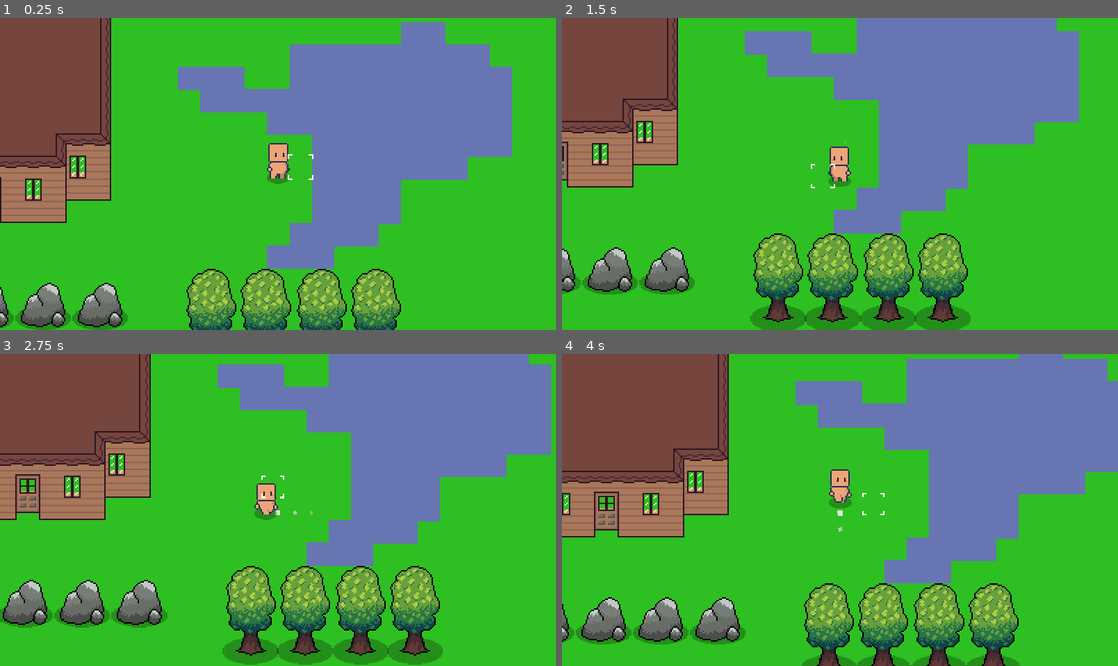
Above: before the commit, frames 1-4 (two rows, left to right).
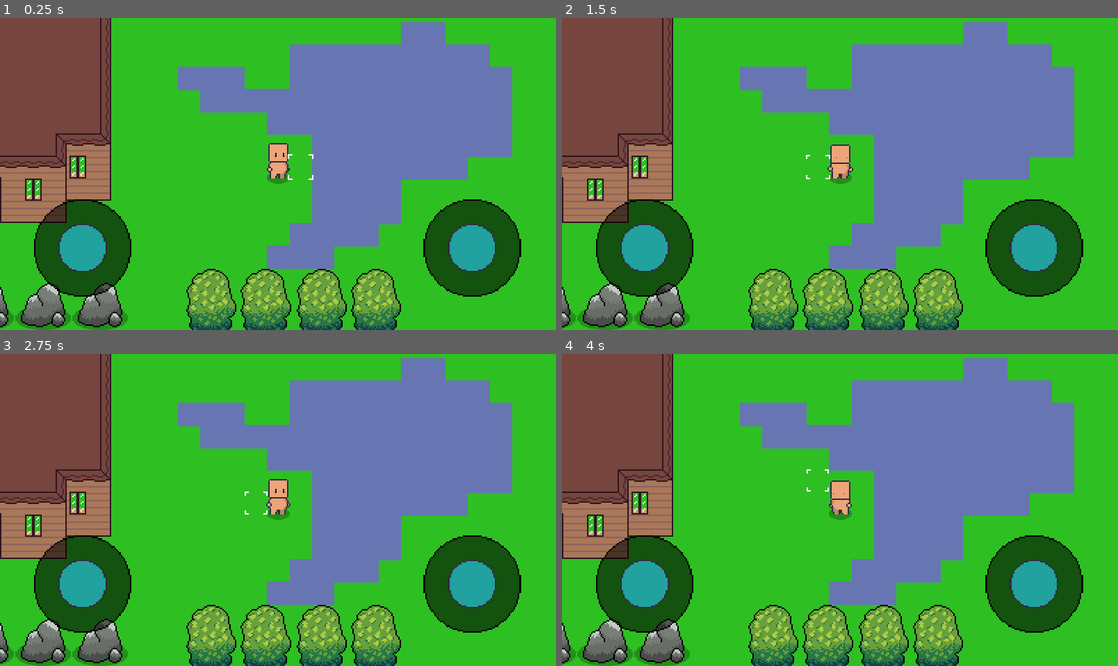
Above: after the commit, the same moments.

Repository: Xtero61/ciftci
Game: Godot game, scene res://test.tscn
Two runs of this game, one before a commit and one after it. Both use one fixed random seed, a clock stepped at 60 frames per second and the inputs below.
Inputs (mouse positions are in pixels of both pictures, inside the frame that each line leads up to):
- Up to frame 1 (0.25 s): no input
- Up to frame 2 (1.5 s): tap Enter at 0.5 s; move the mouse to (962, 158) at 0.52 s; hold Down (Asagi) 0.53-1.25 s; click (962, 158) at 0.67 s; drag from (728, 189) to (662, 289) at 1.27 s
- Up to frame 3 (2.75 s): move the mouse to (333, 441) at 2.02 s; hold Left (Sol) from 2.03 s (still down); click (333, 441) at 2.17 s
- Up to frame 4 (4 s): release Left (Sol) at 2.75 s; drag from (812, 572) to (645, 616) at 2.77 s; move the mouse to (1006, 556) at 3.52 s; hold Up (Yukari) from 3.53 s (still down); click (1006, 556) at 3.67 s

The runs differ from the first frame. In frame 1, 8.6% of the frame differs, in the area x 6-94%, y 58-90%; in frame 2, 39%; in frame 3, 47%, in the area x 0-100%, y 0-100%; in frame 4, 44%.

Commit message:
Çalışan mobil tuşlar

Diff:
--- /dev/null
+++ b/Joystick/virtual_joystick.gd
@@ -0,0 +1,162 @@
+class_name VirtualJoystick
+
+extends Control
+
+# https://github.com/MarcoFazioRandom/Virtual-Joystick-Godot
+
+#### EXPORTED VARIABLE ####
+
+# The color of the button when the joystick is in use.
+
+# If the input is inside this range, the output is zero.
+export(float, 0, 200, 1) var deadzone_size : float = 10
+
+# The max distance the tip can reach.
+export(float, 0, 500, 1) var clampzone_size : float = 40
+
+# FIXED: The joystick doesn't move.
+# DYNAMIC: Every time the joystick area is pressed, the joystick position is set on the touched position.
+enum JoystickMode {FIXED, DYNAMIC}
+
+export(JoystickMode) var joystick_mode := JoystickMode.FIXED
+
+# VISIBILITY_ALWAYS = Always visible.
+# VISIBILITY_TOUCHSCREEN_ONLY = Visible on touch screens only.
+enum VisibilityMode {ALWAYS , TOUCHSCREEN_ONLY }
+
+export(VisibilityMode) var visibility_mode := VisibilityMode.ALWAYS
+
+# Use Input Actions
+export var use_input_actions := true
+
+# Project -> Project Settings -> Input Map
+export var action_left := "ui_left"
+export var action_right := "ui_right"
+export var action_up := "ui_up"
+export var action_down := "ui_down"
+
+#### PUBLIC VARIABLES ####
+
+# If the joystick is receiving inputs.
+var _pressed := false setget , is_pressed
+
+func is_pressed() -> bool:
+	return _pressed
+
+# The joystick output.
+var _output := Vector2.ZERO setget , get_output
+
+func get_output() -> Vector2:
+	return _output
+
+#### PRIVATE VARIABLES ####
+
+var _touch_index : int = -1
+
+onready var _base := $Base
+onready var _tip := $Base/Tip
+
+onready var _base_radius = _base.rect_size * _base.get_global_transform_with_canvas().get_scale() / 2
+
+onready var _base_default_position : Vector2 = _base.rect_position
+onready var _tip_default_position : Vector2 = _tip.rect_position
+
+#onready var _default_color : Color = _tip.modulate
+
+#### FUNCTIONS ####
+
+func _ready() -> void:
+	if not OS.has_touchscreen_ui_hint() and visibility_mode == VisibilityMode.TOUCHSCREEN_ONLY:
+		hide()
+
+func _input(event: InputEvent) -> void:
+	if event is InputEventScreenTouch:
+		if event.pressed:
+			if _is_point_inside_joystick_area(event.position) and _touch_index == -1:
+				if joystick_mode == JoystickMode.DYNAMIC or (joystick_mode == JoystickMode.FIXED and _is_point_inside_base(event.position)):
+					if joystick_mode == JoystickMode.DYNAMIC:
+						_move_base(event.position)
+					_touch_index = event.index
+#					_tip.modulate = pressed_color
+					_update_joystick(event.position)
+					get_tree().set_input_as_handled()
+		elif event.index == _touch_index:
+			_reset()
+			get_tree().set_input_as_handled()
+	elif event is InputEventScreenDrag:
+		if event.index == _touch_index:
+			_update_joystick(event.position)
+			get_tree().set_input_as_handled()
+
+func _move_base(new_position: Vector2) -> void:
+	_base.rect_global_position = new_position - _base.rect_pivot_offset * get_global_transform_with_canvas().get_scale()
+
+func _move_tip(new_position: Vector2) -> void:
+	_tip.rect_global_position = new_position - _tip.rect_pivot_offset * _base.get_global_transform_with_canvas().get_scale()
+
+func _is_point_inside_joystick_area(point: Vector2) -> bool:
+	var x: bool = point.x >= rect_global_position.x and point.x <= rect_global_position.x + (rect_size.x * get_global_transform_with_canvas().get_scale().x)
+	var y: bool = point.y >= rect_global_position.y and point.y <= rect_global_position.y + (rect_size.y * get_global_transform_with_canvas().get_scale().y)
+	return x and y
+
+func _is_point_inside_base(point: Vector2) -> bool:
+	var center : Vector2 = _base.rect_global_position + _base_radius
+	var vector : Vector2 = point - center
+	if vector.length_squared() <= _base_radius.x * _base_radius.x:
+		return true
+	else:
+		return false
+
+func _update_joystick(touch_position: Vector2) -> void:
+	var center : Vector2 = _base.rect_global_position + _base_radius
+	var vector : Vector2 = touch_position - center
+	vector = vector.clamped(clampzone_size)
+
+	_move_tip(center + vector)
+
+	if vector.length_squared() > deadzone_size * deadzone_size:
+		_pressed = true
+		_output = (vector - (vector.normalized() * deadzone_size)) / (clampzone_size - deadzone_size)
+	else:
+		_pressed = false
+		if $".".name == "YurumeDokunmatikTus":
+			_output = Vector2.ZERO
+
+	if use_input_actions:
+		_update_input_actions()
+
+func _update_input_actions():
+	if _output.x < 0:
+		Input.action_press(action_left, -_output.x)
+	elif Input.is_action_pressed(action_left):
+		Input.action_release(action_left)
+	if _output.x > 0:
+		Input.action_press(action_right, _output.x)
+	elif Input.is_action_pressed(action_right):
+		Input.action_release(action_right)
+	if _output.y < 0:
+		Input.action_press(action_up, -_output.y)
+	elif Input.is_action_pressed(action_up):
+		Input.action_release(action_up)
+	if _output.y > 0:
+		Input.action_press(action_down, _output.y)
+	elif Input.is_action_pressed(action_down):
+		Input.action_release(action_down)
+
+func _reset():
+	_pressed = false
+	if $".".name == "YurumeDokunmatikTus":
+		_output = Vector2.ZERO
+	_touch_index = -1
+#	_tip.modulate = _default_color
+	_base.rect_position = _base_default_position
+	_tip.rect_position = _tip_default_position
+	if use_input_actions:
+		if Input.is_action_pressed(action_left) or Input.is_action_just_pressed(action_left):
+			Input.action_release(action_left)
+		if Input.is_action_pressed(action_right) or Input.is_action_just_pressed(action_right):
+			Input.action_release(action_right)
+		if Input.is_action_pressed(action_down) or Input.is_action_just_pressed(action_down):
+			Input.action_release(action_down)
+		if Input.is_action_pressed(action_up) or Input.is_action_just_pressed(action_up):
+			Input.action_release(action_up)
--- /dev/null
+++ b/Joystick/virtual_joystick.tscn
@@ -0,0 +1,49 @@
+[gd_scene load_steps=4 format=2]
+
+[ext_resource path="res://Joystick/resim/Tus.png" type="Texture" id=1]
+[ext_resource path="res://Joystick/virtual_joystick.gd" type="Script" id=2]
+[ext_resource path="res://Joystick/resim/dokunmatiktusarka.png" type="Texture" id=3]
+
+[node name="Virtual joystick" type="Control"]
+anchor_top = 1.0
+anchor_bottom = 1.0
+margin_left = -52.0
+margin_top = -369.0
+margin_right = 148.0
+margin_bottom = -169.0
+rect_scale = Vector2( 0.5, 0.5 )
+script = ExtResource( 2 )
+
+[node name="Base" type="TextureRect" parent="."]
+anchor_left = 0.5
+anchor_top = 0.5
+anchor_right = 0.5
+anchor_bottom = 0.5
+margin_left = -100.0
+margin_top = -100.0
+margin_right = 100.0
+margin_bottom = 100.0
+grow_horizontal = 2
+grow_vertical = 2
+rect_pivot_offset = Vector2( 100, 100 )
+size_flags_horizontal = 4
+size_flags_vertical = 4
+texture = ExtResource( 3 )
+stretch_mode = 6
+
+[node name="Tip" type="TextureRect" parent="Base"]
+anchor_left = 0.5
+anchor_top = 0.5
+anchor_right = 0.5
+anchor_bottom = 0.5
+margin_left = -50.0
+margin_top = -50.0
+margin_right = 50.0
+margin_bottom = 50.0
+grow_horizontal = 2
+grow_vertical = 2
+rect_pivot_offset = Vector2( 50, 50 )
+size_flags_horizontal = 4
+size_flags_vertical = 4
+texture = ExtResource( 1 )
+stretch_mode = 6
--- a/Oyuncu/Oyuncu.gd
+++ b/Oyuncu/Oyuncu.gd
@@ -14,6 +14,7 @@
 onready var TimerVurma = $TimerVurma
 onready var UI = $UI
 onready var YurumeDokunmatikTus = $UI/YurumeDokunmatikTus
+onready var YonDokunmatikTus = $UI/YonDokunmatikTus
 
 var kare_boyu = 16.0
 var vektor = Vector2.ZERO
@@ -21,7 +22,7 @@
 
 func _ready():
 	if OS.get_name() != "Android":
-		UI.visible = false
+		UI.visible = true
 	else :
 		UI.visible = true
 
@@ -33,11 +34,11 @@
 
 	#oyuncunun vektörünün ayarlanması
 	var Yon : Vector2 = Vector2.ZERO
-	if OS.get_name() != "Android":
+	if UI.visible == false :
 		Yon.x = Input.get_action_strength("Sag") - Input.get_action_strength("Sol")
 		Yon.y = Input.get_action_strength("Asagi") - Input.get_action_strength("Yukari")
 	else :
-		Yon = YurumeDokunmatikTus.yon
+		Yon = YurumeDokunmatikTus.get_output()
 
 	#eldeki eşyanın sallanması
 	if Dolu_el.visible == true :
@@ -112,7 +113,7 @@
 		El_Esya_Yer.add_child(CamliDuvar)
 
 	var fare_global : Vector2
-	if OS.get_name() != "Android":
+	if UI.visible == false :
 		fare_global = get_global_mouse_position()
 			#oyuncunun yönü ve eldeki eşyanın yönü
 		if fare_global.x - global_position.x < 0:
@@ -125,7 +126,7 @@
 		Dolu_el.look_at(fare_global)
 
 	else :
-		fare_global = $UI/YonDokunmatikTus.yon
+		fare_global = YonDokunmatikTus.get_output()
 		if fare_global.x < 0 :
 			Cevir.scale.x = -1
 			El_Cevir.scale.y = -1
@@ -143,7 +144,7 @@
 		Sol_el.visible = false
 		Dolu_el.visible = true
 
-		if OS.get_name() != "Android":
+		if UI.visible == false:
 		#eldeki eşyayla vurma
 			if event.is_action_pressed("Vurma") and ! VanimationPlayer.is_playing():
 				TimerVurma.start()
--- a/Oyuncu/Oyuncu.tscn
+++ b/Oyuncu/Oyuncu.tscn
@@ -6,8 +6,7 @@
 [ext_resource path="res://Oyuncu/KGövdeDYK.png" type="Texture" id=4]
 [ext_resource path="res://Oyuncu/kKafaDYK.png" type="Texture" id=5]
 [ext_resource path="res://Gölge.png" type="Texture" id=6]
-[ext_resource path="res://YurumeDokunmatikTus.tscn" type="PackedScene" id=7]
-[ext_resource path="res://YonDokunmatikTus.tscn" type="PackedScene" id=8]
+[ext_resource path="res://Joystick/virtual_joystick.tscn" type="PackedScene" id=7]
 
 [sub_resource type="Gradient" id=13]
 offsets = PoolRealArray( 0, 0.984127, 1 )
@@ -399,11 +398,15 @@
 [node name="UI" type="CanvasLayer" parent="."]
 
 [node name="YurumeDokunmatikTus" parent="UI" instance=ExtResource( 7 )]
-position = Vector2( 88, 232 )
-scale = Vector2( 1.5, 1.5 )
-
-[node name="YonDokunmatikTus" parent="UI" instance=ExtResource( 8 )]
-position = Vector2( 480, 232 )
-scale = Vector2( 1.5, 1.5 )
+margin_left = 32.0
+margin_top = -136.0
+margin_right = 240.0
+margin_bottom = 72.0
+
+[node name="YonDokunmatikTus" parent="UI" instance=ExtResource( 7 )]
+margin_left = 432.0
+margin_top = -136.0
+margin_right = 640.0
+margin_bottom = 72.0
 
 [connection signal="timeout" from="TimerVurma" to="." method="_on_TimerVurma_timeout"]
--- a/SulamaEfek.tscn
+++ b/SulamaEfek.tscn
@@ -1,6 +1,6 @@
 [gd_scene load_steps=5 format=2]
 
-[ext_resource path="res://TarlaEfek.gd" type="Script" id=1]
+[ext_resource path="res://SulamaEfek.gd" type="Script" id=1]
 
 [sub_resource type="Gradient" id=1]
 offsets = PoolRealArray( 0.047619, 0.492063, 0.984127, 1 )
--- a/YonDokunmatikTus.gd
+++ /dev/null
@@ -1,27 +0,0 @@
-extends Area2D
-
-onready var BuyukDaire = $BuyukDaire
-onready var KucukDaire = $BuyukDaire/KucukDaire
-
-onready var maks_mesafe = $CollisionShape2D.shape.radius
-
-var yon = Vector2.ZERO
-var Dokundu = false
-
-func _input(event):
-	if event is InputEventScreenTouch:
-		var mesafe = event.position.distance_to(BuyukDaire.global_position)
-		if not Dokundu :
-			if mesafe < maks_mesafe :
-				Dokundu = true
-		else :
-			KucukDaire.position = Vector2.ZERO
-			Dokundu = false
-
-func _process(delta):
-	if Dokundu :
-		yon = $".".global_position.direction_to(KucukDaire.global_position)
-		KucukDaire.global_position = get_global_mouse_position()
-		KucukDaire.position = BuyukDaire.position + (KucukDaire.position-BuyukDaire.position).clamped(maks_mesafe)
-	else :
-		yon = Vector2.ZERO
--- a/YonDokunmatikTus.tscn
+++ /dev/null
@@ -1,20 +0,0 @@
-[gd_scene load_steps=5 format=2]
-
-[ext_resource path="res://Oyuncu/Tus.png" type="Texture" id=1]
-[ext_resource path="res://YurumeDokunmatikTus.gd" type="Script" id=2]
-[ext_resource path="res://Oyuncu/dokunmatiktusarka.png" type="Texture" id=3]
-
-[sub_resource type="CircleShape2D" id=1]
-radius = 25.8276
-
-[node name="YonDokunmatikTus" type="Area2D"]
-script = ExtResource( 2 )
-
-[node name="BuyukDaire" type="Sprite" parent="."]
-texture = ExtResource( 3 )
-
-[node name="KucukDaire" type="Sprite" parent="BuyukDaire"]
-texture = ExtResource( 1 )
-
-[node name="CollisionShape2D" type="CollisionShape2D" parent="."]
-shape = SubResource( 1 )
--- a/YurumeDokunmatikTus.gd
+++ /dev/null
@@ -1,25 +0,0 @@
-extends Area2D
-
-onready var BuyukDaire = $BuyukDaire
-onready var KucukDaire = $BuyukDaire/KucukDaire
-
-onready var maks_mesafe = $CollisionShape2D.shape.radius
-
-var yon = Vector2.ZERO
-var Dokundu = false
-
-func _input(event):
-	if event is InputEventScreenTouch:
-		var mesafe = event.position.distance_to(BuyukDaire.global_position)
-		if not Dokundu :
-			if mesafe < maks_mesafe :
-				Dokundu = true
-		else :
-			KucukDaire.position = Vector2.ZERO
-			Dokundu = false
-
-func _process(delta):
-	if Dokundu :
-		yon = $".".global_position.direction_to(KucukDaire.global_position)
-		KucukDaire.global_position = get_global_mouse_position()
-		KucukDaire.position = BuyukDaire.position + (KucukDaire.position-BuyukDaire.position).clamped(maks_mesafe)
--- a/YurumeDokunmatikTus.tscn
+++ /dev/null
@@ -1,20 +0,0 @@
-[gd_scene load_steps=5 format=2]
-
-[ext_resource path="res://Oyuncu/Tus.png" type="Texture" id=1]
-[ext_resource path="res://YurumeDokunmatikTus.gd" type="Script" id=2]
-[ext_resource path="res://Oyuncu/dokunmatiktusarka.png" type="Texture" id=3]
-
-[sub_resource type="CircleShape2D" id=1]
-radius = 25.8276
-
-[node name="YurumeDokunmatikTus" type="Area2D"]
-script = ExtResource( 2 )
-
-[node name="BuyukDaire" type="Sprite" parent="."]
-texture = ExtResource( 3 )
-
-[node name="KucukDaire" type="Sprite" parent="BuyukDaire"]
-texture = ExtResource( 1 )
-
-[node name="CollisionShape2D" type="CollisionShape2D" parent="."]
-shape = SubResource( 1 )
--- a/project.godot
+++ b/project.godot
@@ -7,6 +7,16 @@
 ;   param=value ; assign values to parameters
 
 config_version=4
+
+_global_script_classes=[ {
+"base": "Control",
+"class": "VirtualJoystick",
+"language": "GDScript",
+"path": "res://Joystick/virtual_joystick.gd"
+} ]
+_global_script_class_icons={
+"VirtualJoystick": ""
+}
 
 [application]
 
@@ -39,6 +49,7 @@
 [global]
 
 FARE=false
+multi=false
 
 [gui]
 
Renamed: Oyuncu/Tus.png -> Joystick/resim/Tus.png
Not shown, changed: Joystick/resim/Tus.png.import
Renamed: Oyuncu/dokunmatiktusarka.png -> Joystick/resim/dokunmatiktusarka.png
Not shown, changed: Joystick/resim/dokunmatiktusarka.png.import
Not shown: 1 places in Oyuncu/Oyuncu.tscn that only renumber resources
Renamed: TarlaEfek.gd -> SulamaEfek.gd
Not shown, removed: export_presets.cfg
